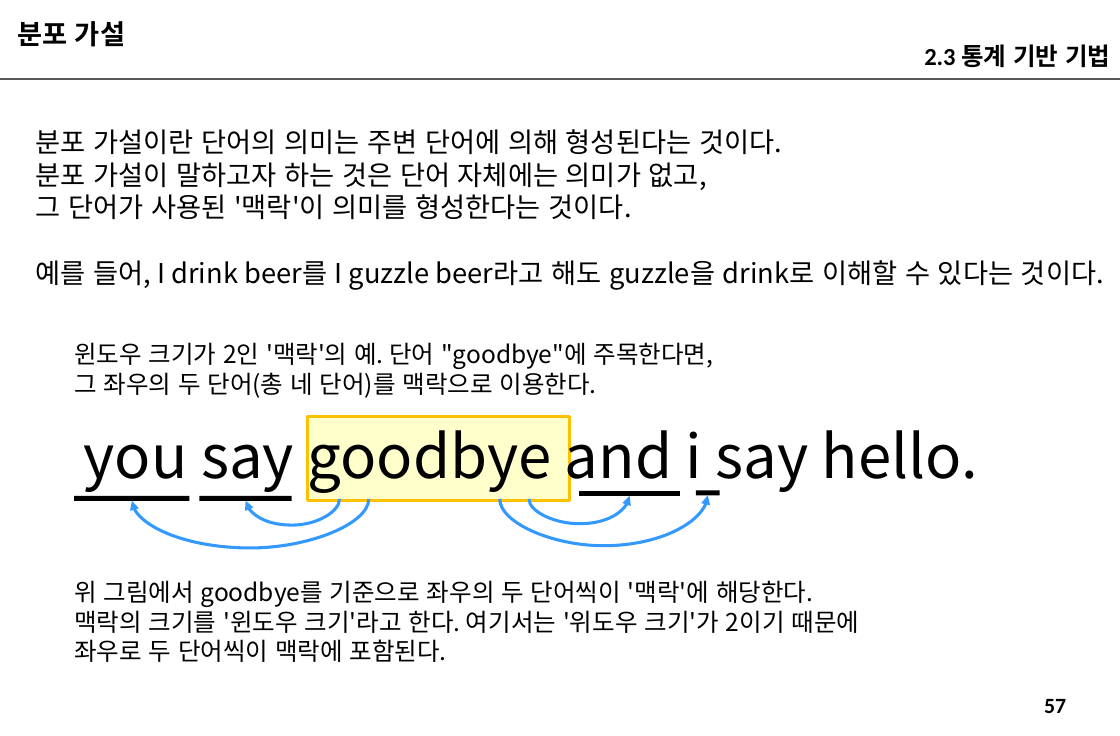
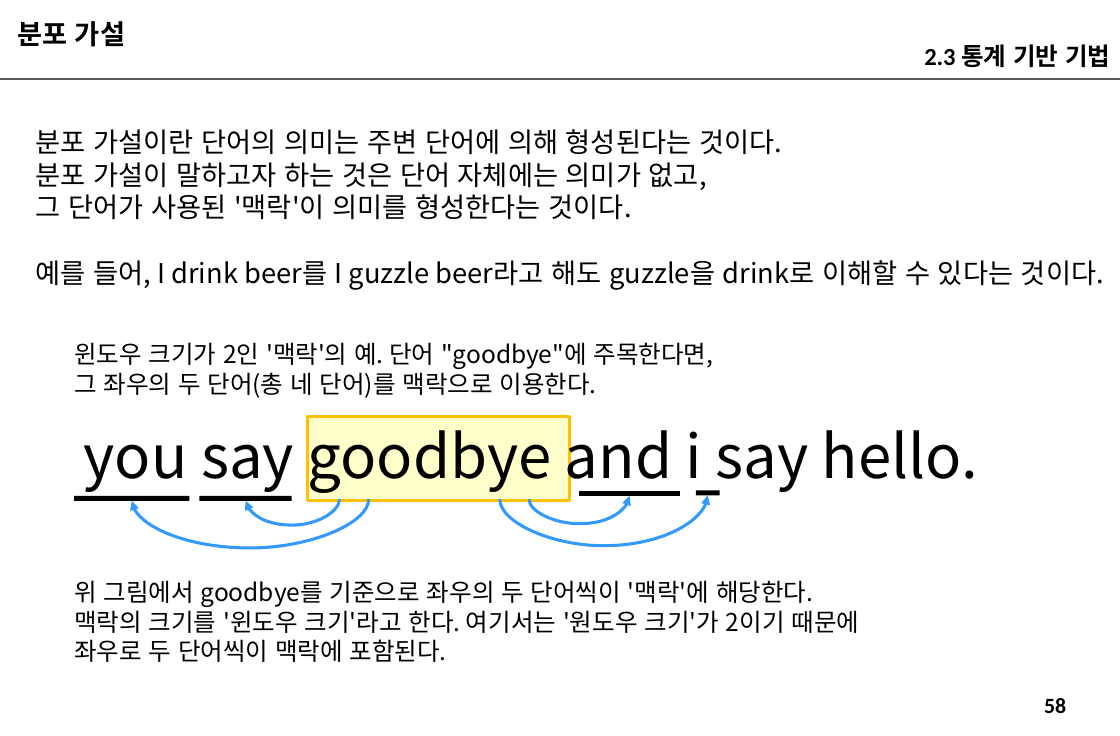
Before and after one commit to imguru-mooc/deep_learning_nlp, a slide deck: slide 58 of 인공지능_자연어처리_2_판서.pptx (slide 57 before the commit). Drawn at 1120x736 pixels with LibreOffice and Linux fonts; fonts in the diff are those of the drawing. Boxes give left, top, right and bottom in pixels: in the first picture for what was removed or moved away, otherwise in the second. Text is boxed around its words. In the diff, an @@ line names an element or a change of style, - is before the commit and + after.

```diff
--- a/인공지능_자연어처리_2_판서.pptx
+++ b/인공지능_자연어처리_2_판서.pptx
@@ text at [74,606,859,633]: text changed @@
-맥락의 크기를 '윈도우 크기'라고 한다. 여기서는 '위도우 크기'가 2이기 때문에
+맥락의 크기를 '윈도우 크기'라고 한다. 여기서는 '원도우 크기'가 2이기 때문에
@@ page number at [1044,698,1066,713]: text changed @@
-57
+58
```
Also in this commit, not shown: 9 other slides changed, 1 slide added.
